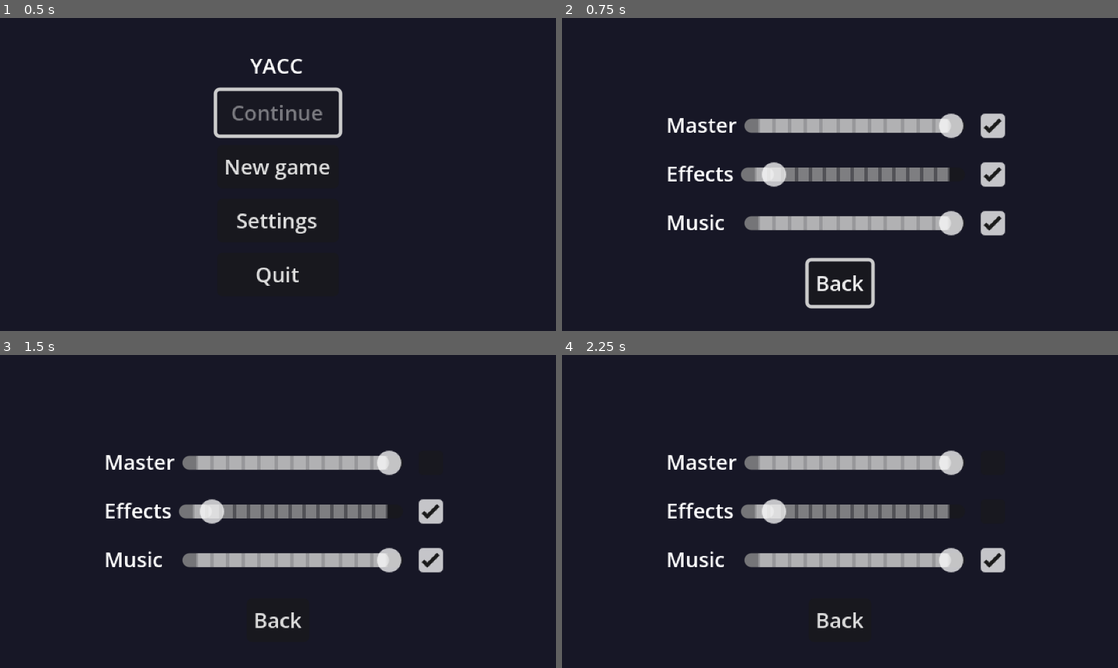
Above: before the commit, frames 1-4 (two rows, left to right).
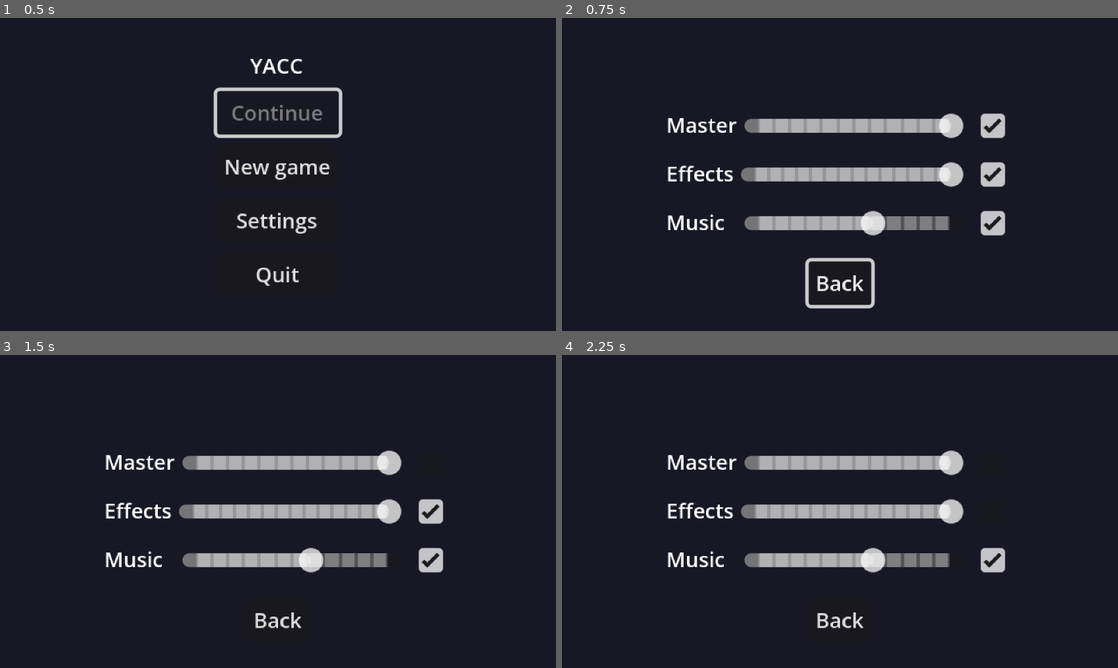
Above: after the commit, the same moments.

Repository: marquesch/yacc
Game: Godot game, scene res://main/main.tscn
Same seed, same stepped clock (60 frames per second), same inputs: the game is played once before the commit and once after it.
Inputs (mouse positions are in pixels of both pictures, inside the frame that each line leads up to):
- Up to frame 1 (0.5 s): no input
- Up to frame 2 (0.75 s): click "Settings" at 0.5 s
- Up to frame 3 (1.5 s): click (433, 461) at 1.25 s
- Up to frame 4 (2.25 s): click (995, 511) at 2 s

Frame 1 is identical in both runs. In frame 2, 2.8% of the frame differs, in the area x 35-73%, y 46-70%; in frame 3, 2.8%; in frame 4, 2.8%.

Commit message:
feat(sfx): improved sound effects settings

Diff:
--- a/default_bus_layout.tres
+++ b/default_bus_layout.tres
@@ -5,11 +5,11 @@
 bus/1/solo = false
 bus/1/mute = false
 bus/1/bypass_fx = false
-bus/1/volume_db = 0.0
+bus/1/volume_db = -4.964209
 bus/1/send = &"Master"
 bus/2/name = &"SFX"
 bus/2/solo = false
 bus/2/mute = false
 bus/2/bypass_fx = false
-bus/2/volume_db = -18.984375
+bus/2/volume_db = -0.037172318
 bus/2/send = &"Master"
--- a/entities/player/player.tscn
+++ b/entities/player/player.tscn
@@ -18,7 +18,7 @@
 [ext_resource type="Texture2D" uid="uid://d2ich25xf30ay" path="res://assets/sprites/player/run/Run7.png" id="15_wqfne"]
 [ext_resource type="Texture2D" uid="uid://8kreo3s7t4kc" path="res://assets/sprites/player/run/Run8.png" id="16_wnwbv"]
 [ext_resource type="Texture2D" uid="uid://bkl5wu1ps425i" path="res://assets/sprites/player/wallslide/WallSlide1.png" id="17_gl8cc"]
-[ext_resource type="PackedScene" uid="uid://byskfcftxx6u1" path="res://entities/player/sfx/player_sfx.tscn" id="19_we0b7"]
+[ext_resource type="PackedScene" uid="uid://byskfcftxx6u1" path="res://entities/player/sfx/effects.tscn" id="19_we0b7"]
 
 [sub_resource type="RectangleShape2D" id="1"]
 size = Vector2(8, 11)
@@ -149,7 +149,6 @@
 [node name="AnimatedSprite2D" type="AnimatedSprite2D" parent="." unique_id=657291886]
 position = Vector2(0, -2)
 sprite_frames = SubResource("SpriteFrames_uo5s5")
-animation = &"idle"
-frame_progress = 0.40735087
+animation = &"run"
 
 [node name="PlayerSFX" parent="." unique_id=689651622 instance=ExtResource("19_we0b7")]
--- /dev/null
+++ b/entities/player/sfx/effects.gd
@@ -0,0 +1,27 @@
+extends Node
+
+@onready var _jump_sfx: AudioStreamPlayer = $JumpSFX
+@onready var _air_jump_sfx: AudioStreamPlayer = $AirJumpSFX
+@onready var _dash_sfx: AudioStreamPlayer = $DashSFX
+@onready var _land_sfx: AudioStreamPlayer = $LandSFX
+@onready var _footstep: AudioStreamPlayer = $FootstepSFX
+
+
+func jump() -> void:
+	_jump_sfx.play()
+
+
+func air_jump() -> void:
+	_air_jump_sfx.play()
+
+
+func dash() -> void:
+	_dash_sfx.play()
+
+
+func land() -> void:
+	_land_sfx.play()
+
+
+func footstep() -> void:
+	_footstep.play()
--- /dev/null
+++ b/entities/player/sfx/effects.tscn
@@ -0,0 +1,75 @@
+[gd_scene format=3 uid="uid://byskfcftxx6u1"]
+
+[ext_resource type="Script" uid="uid://nhy0pvmhqwbw" path="res://entities/player/sfx/effects.gd" id="1_0xepk"]
+[ext_resource type="AudioStream" uid="uid://lutfhfme5cga" path="res://assets/sfx/player/dash_01.wav" id="2_t6o05"]
+[ext_resource type="AudioStream" uid="uid://3jwgrjamgwpx" path="res://assets/sfx/player/jump.wav" id="3_g8uj8"]
+[ext_resource type="Script" uid="uid://bp1m1vkvm3ikh" path="res://entities/player/sfx/player_sfx.gd" id="3_t6o05"]
+[ext_resource type="AudioStream" uid="uid://c0420lbbfl7yw" path="res://assets/sfx/player/air_jump.wav" id="4_mcmlt"]
+[ext_resource type="AudioStream" uid="uid://bomd8jmjlh7xt" path="res://assets/sfx/player/land.wav" id="5_h4x4k"]
+[ext_resource type="AudioStream" uid="uid://fsmwakfypn6a" path="res://assets/sfx/player/footstep.wav" id="6_sgcfr"]
+
+[sub_resource type="AudioStreamRandomizer" id="AudioStreamRandomizer_efkbf"]
+random_pitch = 1.4983071
+random_volume_offset_db = 2.0
+streams_count = 1
+stream_0/stream = ExtResource("2_t6o05")
+
+[sub_resource type="AudioStreamRandomizer" id="AudioStreamRandomizer_afg2n"]
+random_pitch = 1.4983071
+random_volume_offset_db = 2.0
+streams_count = 1
+stream_0/stream = ExtResource("3_g8uj8")
+
+[sub_resource type="AudioStreamRandomizer" id="AudioStreamRandomizer_iqt5v"]
+random_pitch = 1.4983071
+random_volume_offset_db = 2.0
+streams_count = 1
+stream_0/stream = ExtResource("4_mcmlt")
+
+[sub_resource type="AudioStreamRandomizer" id="AudioStreamRandomizer_uqrtp"]
+random_pitch = 1.4983071
+random_volume_offset_db = 2.0
+streams_count = 1
+stream_0/stream = ExtResource("5_h4x4k")
+
+[sub_resource type="AudioStreamRandomizer" id="AudioStreamRandomizer_2cwgi"]
+random_pitch = 1.4983071
+random_volume_offset_db = 2.0
+streams_count = 1
+stream_0/stream = ExtResource("6_sgcfr")
+
+[node name="PlayerSoundEffects" type="Node" unique_id=1045732730]
+script = ExtResource("1_0xepk")
+
+[node name="DashSFX" type="AudioStreamPlayer" parent="." unique_id=154174900]
+stream = SubResource("AudioStreamRandomizer_efkbf")
+max_polyphony = 2
+bus = &"SFX"
+script = ExtResource("3_t6o05")
+metadata/_custom_type_script = "uid://bp1m1vkvm3ikh"
+
+[node name="JumpSFX" type="AudioStreamPlayer" parent="." unique_id=2146183016]
+stream = SubResource("AudioStreamRandomizer_afg2n")
+max_polyphony = 2
+bus = &"SFX"
+script = ExtResource("3_t6o05")
+metadata/_custom_type_script = "uid://bp1m1vkvm3ikh"
+
+[node name="AirJumpSFX" type="AudioStreamPlayer" parent="." unique_id=1497577083]
+stream = SubResource("AudioStreamRandomizer_iqt5v")
+max_polyphony = 2
+bus = &"SFX"
+script = ExtResource("3_t6o05")
+metadata/_custom_type_script = "uid://bp1m1vkvm3ikh"
+
+[node name="LandSFX" type="AudioStreamPlayer" parent="." unique_id=103519306]
+stream = SubResource("AudioStreamRandomizer_uqrtp")
+bus = &"SFX"
+script = ExtResource("3_t6o05")
+metadata/_custom_type_script = "uid://bp1m1vkvm3ikh"
+
+[node name="FootstepSFX" type="AudioStreamPlayer" parent="." unique_id=1037438276]
+stream = SubResource("AudioStreamRandomizer_2cwgi")
+bus = &"SFX"
+script = ExtResource("3_t6o05")
+metadata/_custom_type_script = "uid://bp1m1vkvm3ikh"
--- a/entities/player/sfx/player_sfx.gd
+++ b/entities/player/sfx/player_sfx.gd
@@ -1,27 +1,19 @@
-extends Node
+class_name PlayerSFX
+extends AudioStreamPlayer
 
-@onready var _jump_sfx: AudioStreamPlayer = $JumpSFX
-@onready var _air_jump_sfx: AudioStreamPlayer = $AirJumpSFX
-@onready var _dash_sfx: AudioStreamPlayer = $DashSFX
-@onready var _land_sfx: AudioStreamPlayer = $LandSFX
-@onready var _footstep: AudioStreamPlayer = $FootstepSFX
+@export_group("Volume")
+@export var base_volume_db: float = -20.0
+@export var random_volume_offset_db: float = 2.0
+
+@export_group("Pitch")
+@export var random_pitch_semitones: float = 6.0
 
 
-func jump() -> void:
-	_jump_sfx.play()
+func _ready() -> void:
+	volume_db = base_volume_db
+	bus = "SFX"
 
-
-func air_jump() -> void:
-	_air_jump_sfx.play()
-
-
-func dash() -> void:
-	_dash_sfx.play()
-
-
-func land() -> void:
-	_land_sfx.play()
-
-
-func footstep() -> void:
-	_footstep.play()
+	if stream is AudioStreamRandomizer:
+		var randomizer := stream as AudioStreamRandomizer
+		randomizer.random_volume_offset_db = random_volume_offset_db
+		randomizer.random_pitch_semitones = random_pitch_semitones
--- a/entities/player/sfx/player_sfx.tscn
+++ /dev/null
@@ -1,64 +0,0 @@
-[gd_scene format=3 uid="uid://byskfcftxx6u1"]
-
-[ext_resource type="Script" uid="uid://nhy0pvmhqwbw" path="res://entities/player/sfx/player_sfx.gd" id="1_oqex8"]
-[ext_resource type="AudioStream" uid="uid://3jwgrjamgwpx" path="res://assets/sfx/player/jump.wav" id="3_oqex8"]
-[ext_resource type="AudioStream" uid="uid://c0420lbbfl7yw" path="res://assets/sfx/player/air_jump.wav" id="4_ue7oj"]
-[ext_resource type="AudioStream" uid="uid://bomd8jmjlh7xt" path="res://assets/sfx/player/land.wav" id="5_1ppjr"]
-[ext_resource type="AudioStream" uid="uid://fsmwakfypn6a" path="res://assets/sfx/player/footstep.wav" id="6_kqqdw"]
-[ext_resource type="AudioStream" uid="uid://lutfhfme5cga" path="res://assets/sfx/player/dash_01.wav" id="7_82yhn"]
-
-[sub_resource type="AudioStreamRandomizer" id="AudioStreamRandomizer_efkbf"]
-random_pitch = 1.4983071
-random_volume_offset_db = 2.0
-streams_count = 1
-stream_0/stream = ExtResource("7_82yhn")
-
-[sub_resource type="AudioStreamRandomizer" id="AudioStreamRandomizer_afg2n"]
-random_pitch = 1.4983071
-random_volume_offset_db = 2.0
-streams_count = 1
-stream_0/stream = ExtResource("3_oqex8")
-
-[sub_resource type="AudioStreamRandomizer" id="AudioStreamRandomizer_iqt5v"]
-random_pitch = 1.4983071
-random_volume_offset_db = 2.0
-streams_count = 1
-stream_0/stream = ExtResource("4_ue7oj")
-
-[sub_resource type="AudioStreamRandomizer" id="AudioStreamRandomizer_uqrtp"]
-random_pitch = 1.4983071
-random_volume_offset_db = 2.0
-streams_count = 1
-stream_0/stream = ExtResource("5_1ppjr")
-
-[sub_resource type="AudioStreamRandomizer" id="AudioStreamRandomizer_2cwgi"]
-random_pitch = 1.4983071
-random_volume_offset_db = 2.0
-streams_count = 1
-stream_0/stream = ExtResource("6_kqqdw")
-
-[node name="PlayerSFX" type="Node" unique_id=1045732730]
-script = ExtResource("1_oqex8")
-
-[node name="DashSFX" type="AudioStreamPlayer" parent="." unique_id=1658608480]
-stream = SubResource("AudioStreamRandomizer_efkbf")
-max_polyphony = 2
-bus = &"SFX"
-
-[node name="JumpSFX" type="AudioStreamPlayer" parent="." unique_id=782769836]
-stream = SubResource("AudioStreamRandomizer_afg2n")
-max_polyphony = 2
-bus = &"SFX"
-
-[node name="AirJumpSFX" type="AudioStreamPlayer" parent="." unique_id=1926518774]
-stream = SubResource("AudioStreamRandomizer_iqt5v")
-max_polyphony = 2
-bus = &"SFX"
-
-[node name="LandSFX" type="AudioStreamPlayer" parent="." unique_id=2097980732]
-stream = SubResource("AudioStreamRandomizer_uqrtp")
-bus = &"SFX"
-
-[node name="FootstepSFX" type="AudioStreamPlayer" parent="." unique_id=1314185931]
-stream = SubResource("AudioStreamRandomizer_2cwgi")
-bus = &"SFX"
--- a/ui/settings/settings_menu.gd
+++ b/ui/settings/settings_menu.gd
@@ -3,60 +3,36 @@
 
 signal back_button_pressed
 
-@onready var _master_slider: HSlider = %MasterBusSlider
-@onready var _master_enable_check_box: CheckBox = %MasterBusActiveBox
-@onready var _master_bus_idx: int = AudioServer.get_bus_index("Master")
-@onready var _sfx_slider: HSlider = %SFXBusSlider
-@onready var _sfx_enable_check_box: CheckBox = %SFXBusActiveBox
-@onready var _sfx_bus_idx: int = AudioServer.get_bus_index("SFX")
-@onready var _music_slider: HSlider = %MusicBusSlider
-@onready var _music_enable_check_box: CheckBox = %MusicBusActiveBox
-@onready var _music_bus_idx: int = AudioServer.get_bus_index("Music")
+const AUDIO_BUS_NAMES: Array[String] = ["Master", "SFX", "Music"]
+
 @onready var _back_button: Button = $BackButton
 
 
 func _ready() -> void:
-	_master_slider.value = AudioServer.get_bus_volume_linear(_master_bus_idx)
-	_master_slider.value_changed.connect(_on_master_slider_value_changed)
-	_master_enable_check_box.button_pressed = not AudioServer.is_bus_mute(_master_bus_idx)
-	_master_enable_check_box.toggled.connect(_on_master_enable_check_box_pressed)
+	var idx: int
+	var slider: HSlider
+	var check_box: CheckBox
+	for bus in AUDIO_BUS_NAMES:
+		idx = AudioServer.get_bus_index(bus)
+		print("%%%sBusSlider" % bus)
+		slider = get_node("%%%sBusSlider" % bus)
+		check_box = get_node("%%%sBusActiveBox" % bus)
+		slider.value = AudioServer.get_bus_volume_linear(idx)
+		slider.value_changed.connect(_on_slider_value_changed.bind(idx))
+		check_box.button_pressed = not AudioServer.is_bus_mute(idx)
+		check_box.toggled.connect(_on_enable_check_box_pressed.bind(idx))
 
-	_sfx_slider.value = AudioServer.get_bus_volume_linear(_sfx_bus_idx)
-	_sfx_slider.value_changed.connect(_on_sfx_slider_value_changed)
-	_sfx_enable_check_box.button_pressed = not AudioServer.is_bus_mute(_sfx_bus_idx)
-	_sfx_enable_check_box.toggled.connect(_on_sfx_enable_check_box_pressed)
-
-	_music_slider.value = AudioServer.get_bus_volume_linear(_music_bus_idx)
-	_music_slider.value_changed.connect(_on_music_slider_value_changed)
-	_music_enable_check_box.button_pressed = not AudioServer.is_bus_mute(_music_bus_idx)
-	_music_enable_check_box.toggled.connect(_on_music_enable_check_box_pressed)
 	_back_button.pressed.connect(back_button_pressed.emit)
 
 
-func _on_master_slider_value_changed(value: float) -> void:
-	AudioServer.set_bus_volume_linear(_master_bus_idx, value)
+func _on_slider_value_changed(value: float, bus_idx: int) -> void:
+	AudioServer.set_bus_volume_linear(bus_idx, value)
 
 
-func _on_master_enable_check_box_pressed(on: bool) -> void:
-	AudioServer.set_bus_mute(_master_bus_idx, not on)
+func _on_enable_check_box_pressed(on: bool, bus_idx: int) -> void:
+	AudioServer.set_bus_mute(bus_idx, not on)
 
 
-func _on_sfx_slider_value_changed(value: float) -> void:
-	AudioServer.set_bus_volume_linear(_sfx_bus_idx, value)
-
-
-func _on_sfx_enable_check_box_pressed(on: bool) -> void:
-	AudioServer.set_bus_mute(_sfx_bus_idx, not on)
-
-
-func _on_music_slider_value_changed(value: float) -> void:
-	AudioServer.set_bus_volume_linear(_music_bus_idx, value)
-
-
-func _on_music_enable_check_box_pressed(on: bool) -> void:
-	AudioServer.set_bus_mute(_music_bus_idx, not on)
-
-
-func show_with_focus():
+func show_with_focus() -> void:
 	_back_button.grab_focus()
 	show()
Not shown, added: entities/player/sfx/effects.gd.uid
Not shown, changed: entities/player/sfx/player_sfx.gd.uid
